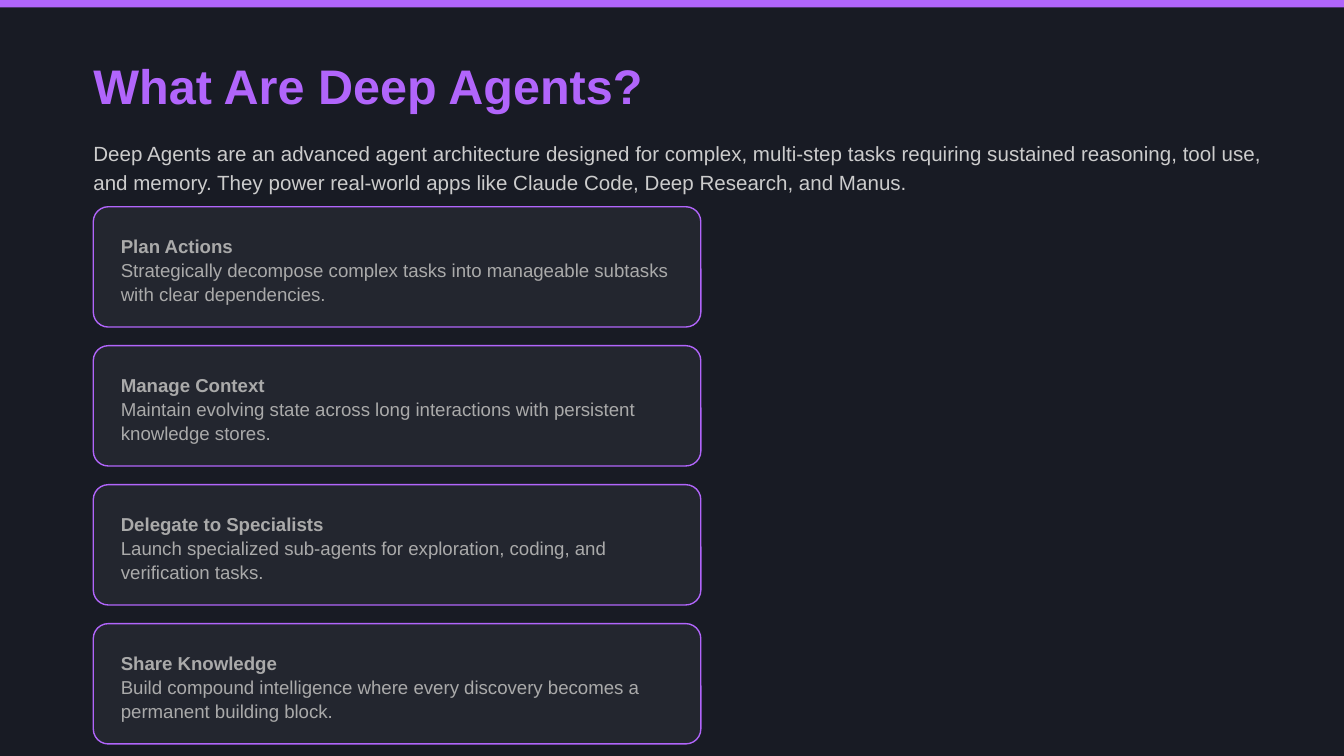
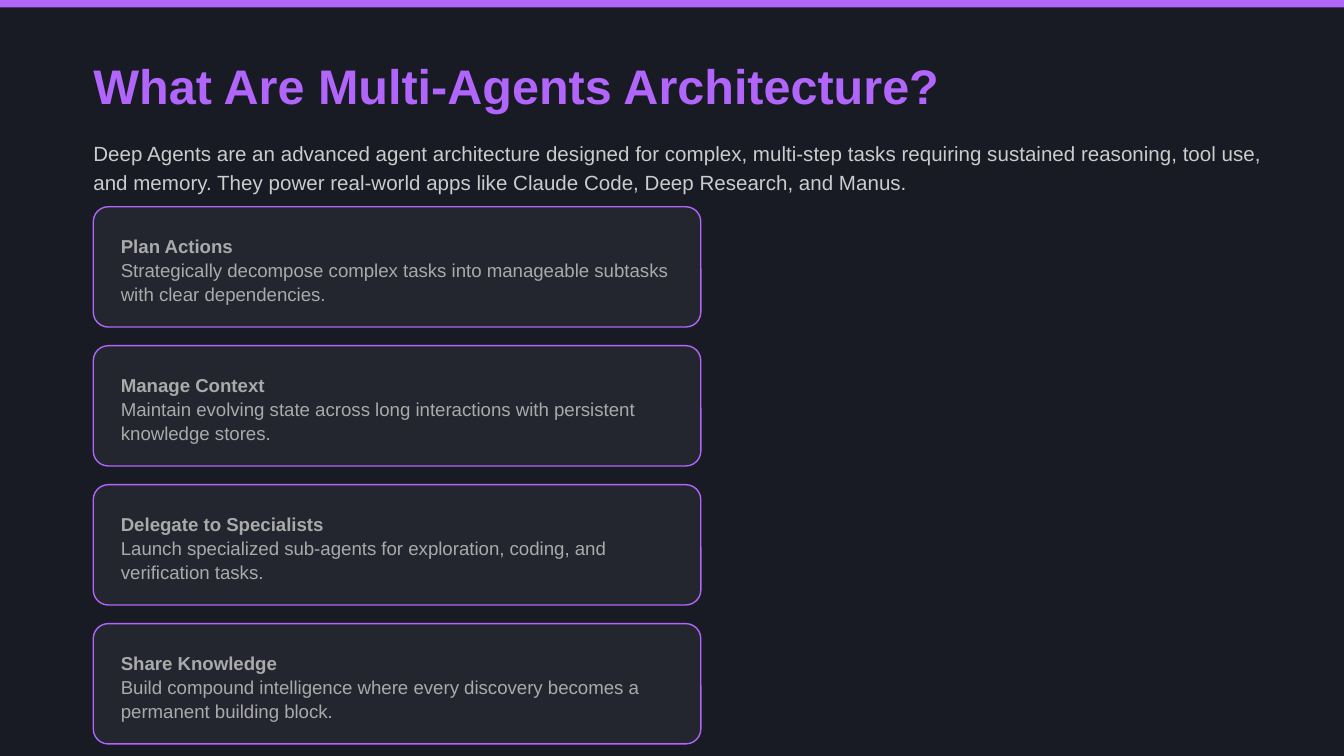
Before and after one commit to apssouza22/ai-code-assistent, a slide deck: slide 2 of ai-code-assistant-course.pptx. Drawn at 1344x756 pixels with LibreOffice and Linux fonts; fonts in the diff are those of the drawing. Boxes give left, top, right and bottom in pixels: in the first picture for what was removed or moved away, otherwise in the second. Text is boxed around its words. In the diff, an @@ line names an element or a change of style, - is before the commit and + after.

```diff
--- a/ai-code-assistant-course.pptx
+++ b/ai-code-assistant-course.pptx
@@ text at bbox=[93, 69, 938, 114]: text changed @@
-What Are Deep Agents?
+What Are Multi-Agents Architecture?
```
Also in this commit, not shown: 24 other files.
